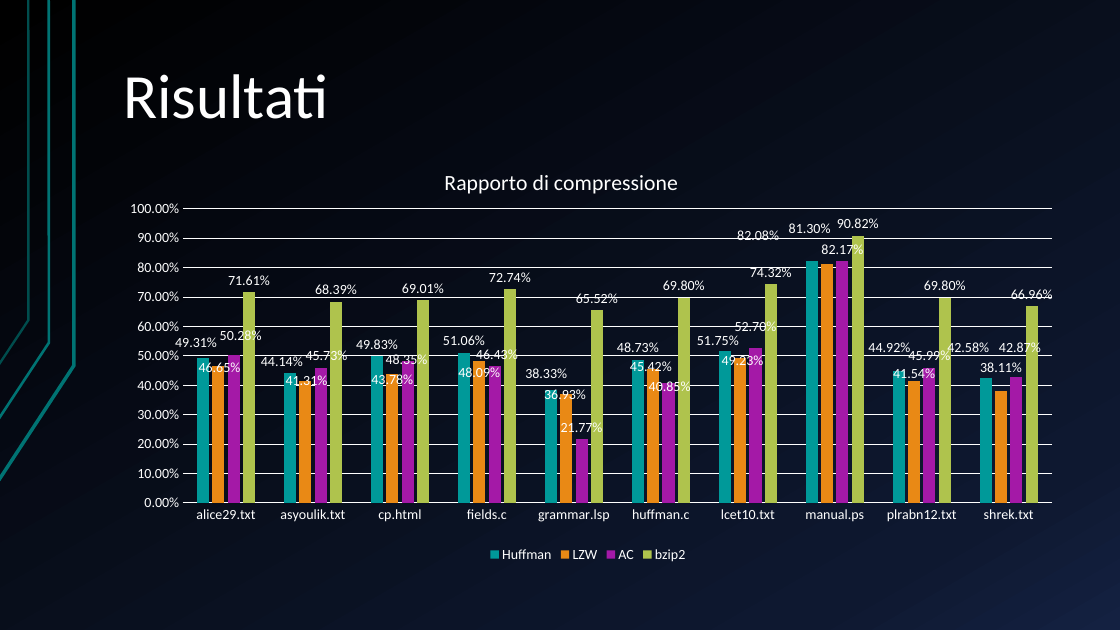
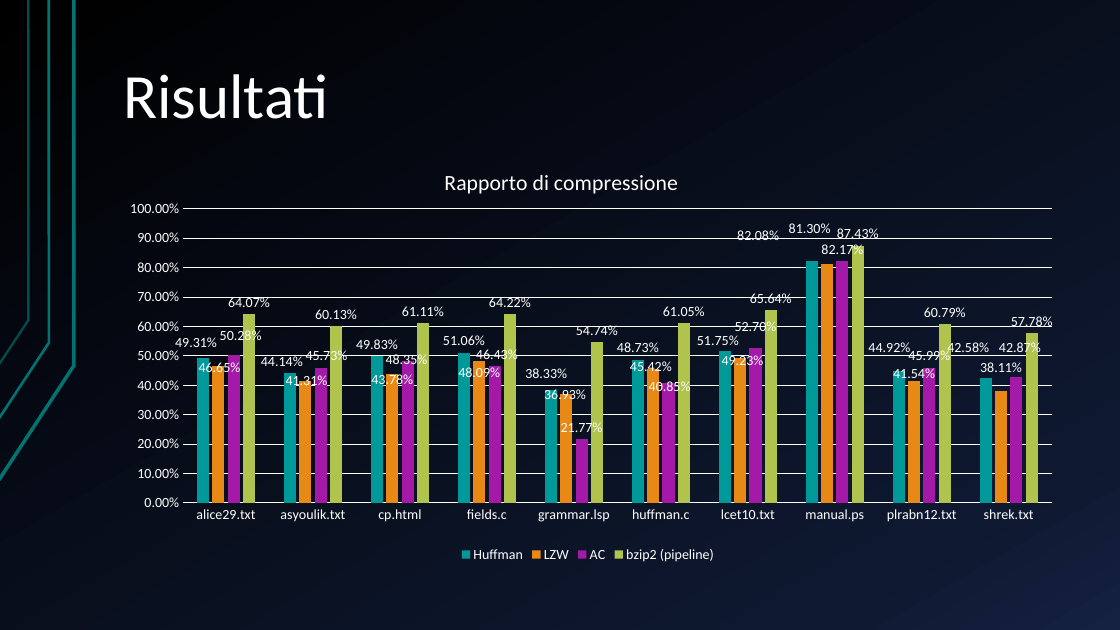
Before and after one commit to vincenzo-emanuele/Progetto-Compressione-Dati, a slide deck: slide 18 of Presentazione Finale.pptx. Drawn at 1120x630 pixels with LibreOffice and Linux fonts; fonts in the diff are those of the drawing. Boxes give left, top, right and bottom in pixels: in the first picture for what was removed or moved away, otherwise in the second. Text is boxed around its words. In the diff, an @@ line names an element or a change of style, - is before the commit and + after.

```diff
--- a/Presentazione Finale.pptx
+++ b/Presentazione Finale.pptx
@@ column chart at <box>112,156,1064,566</box> @@
-bzip2: 0.7161, 0.6839, 0.6901, 0.7274, 0.6552, 0.698, 0.7432, 0.9082, 0.698, 0.6696
+bzip2 (pipeline): 0.6407, 0.6013, 0.6111, 0.6422, 0.5474, 0.6105, 0.6564, 0.8743, 0.6079, 0.5778
```
Also in this commit, not shown: 2 other slides changed, 1 slide added, 1 other file.
